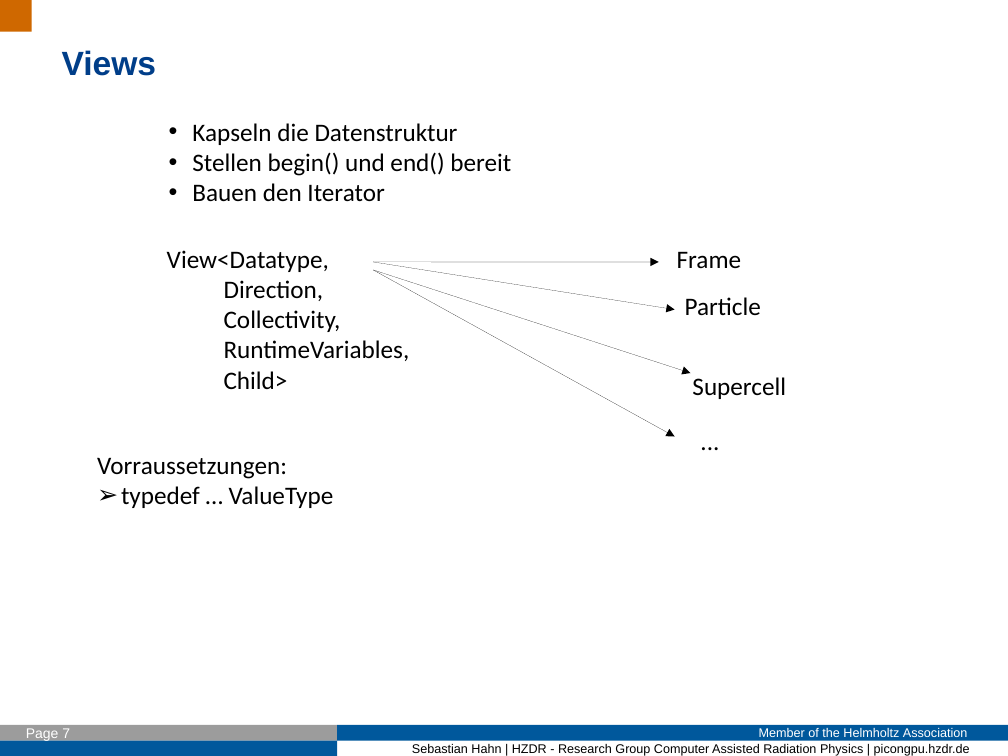
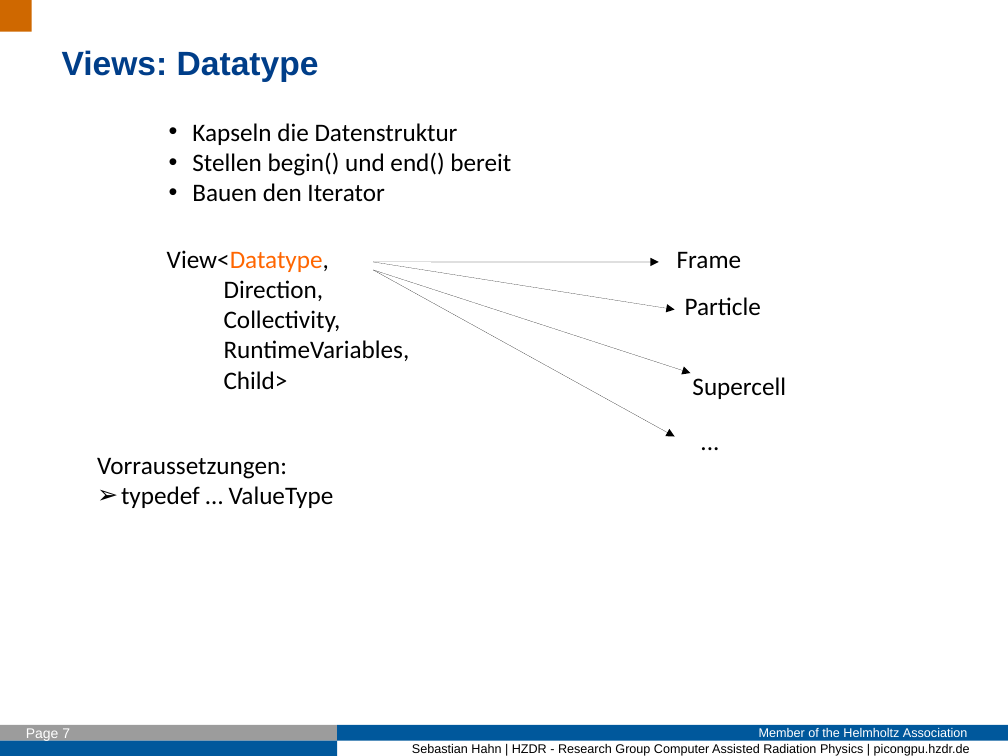
Before and after one commit to Fettpet/DeepIterator, a slide deck: slide 7 of Presi/2017_01_16_Intro.odp. Drawn at 1008x756 pixels with LibreOffice and Linux fonts; fonts in the diff are those of the drawing; background and template pictures are left out. Boxes give left, top, right and bottom in pixels: in the first picture for what was removed or moved away, otherwise in the second. Text is boxed around its words. In the diff, an @@ line names an element or a change of style, - is before the commit and + after.

```diff
--- a/Presi/2017_01_16_Intro.odp
+++ b/Presi/2017_01_16_Intro.odp
@@ text at bbox=[62, 50, 319, 82]: text changed @@
-Views
+Views: Datatype
@@ text at bbox=[167, 250, 329, 272]: text colour #000000 to #FF6600 in "View<Datatype," @@
```
Also in this commit, not shown: 5 other slides changed, 4 slides added.
